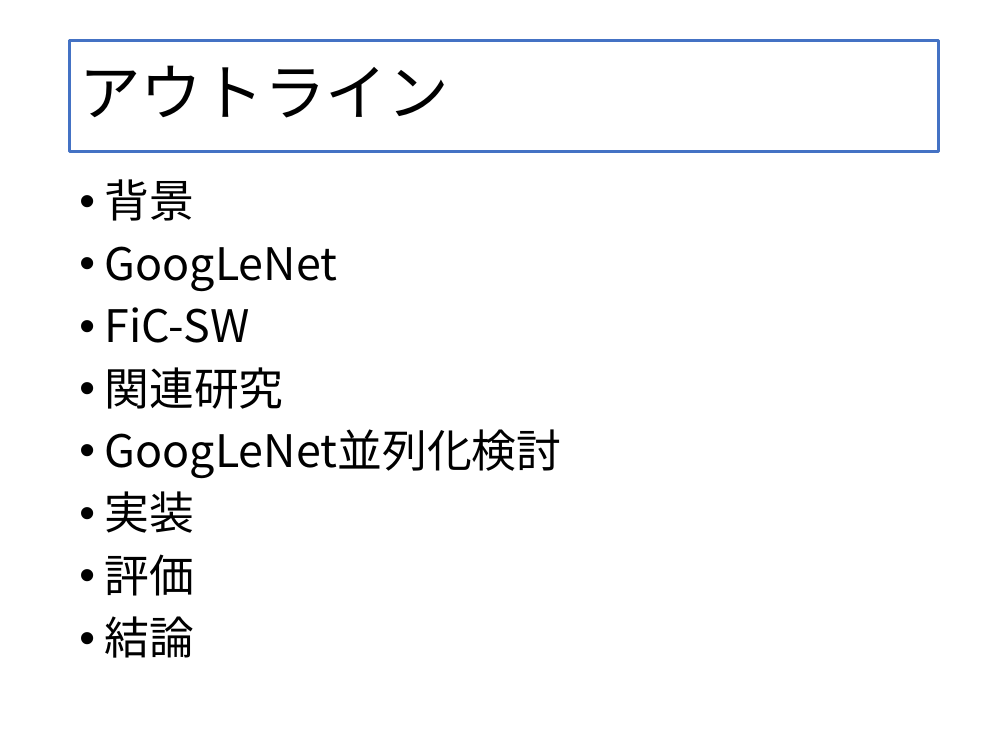
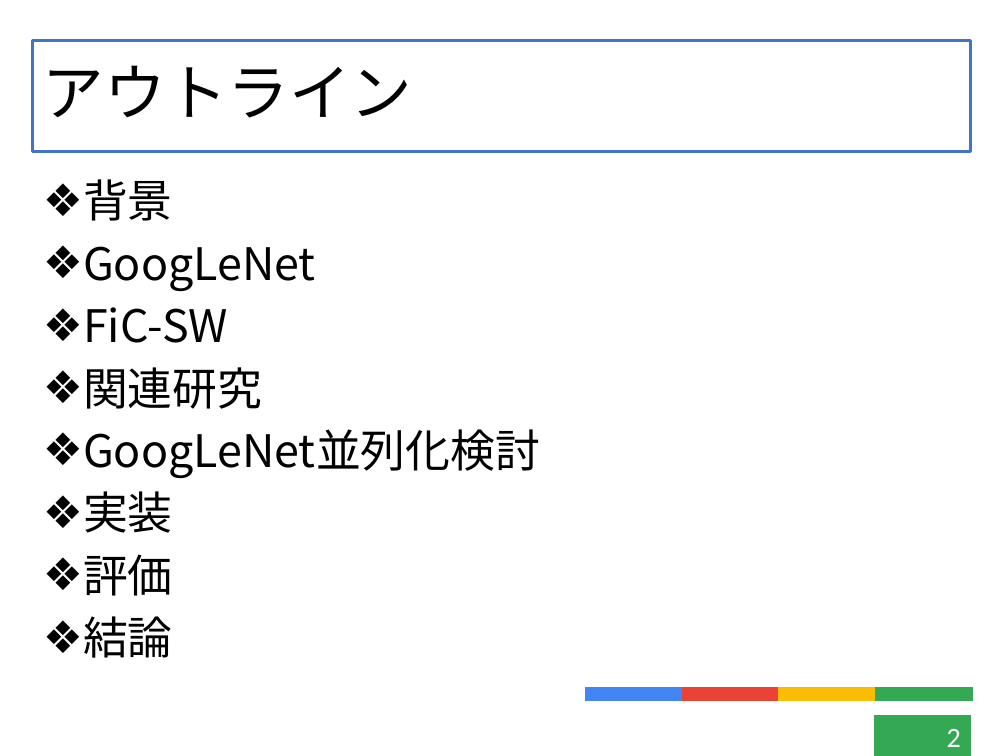
Before and after one commit to kensuke-iizuka/thesis, a slide deck: slide 2 of slide/graduate.pptx. Drawn at 1008x756 pixels with LibreOffice and Linux fonts; fonts in the diff are those of the drawing. Boxes give left, top, right and bottom in pixels: in the first picture for what was removed or moved away, otherwise in the second. Text is boxed around its words. In the diff, an @@ line names an element or a change of style, - is before the commit and + after.

```diff
--- a/slide/graduate.pptx
+++ b/slide/graduate.pptx
@@ title "アウトライン": place and size @@
-title "アウトライン" at bbox=[70, 40, 938, 151]
+title "アウトライン" at bbox=[33, 40, 972, 151]
@@ text "背景": place and size @@
-text "背景" at bbox=[105, 179, 562, 658]
+text "背景" at bbox=[83, 179, 540, 658]
@@ text "背景" at bbox=[83, 179, 540, 658]: bullet • to ❖ @@
@@ group added at bbox=[586, 688, 972, 701]: 4 rectangles @@
@@ page number added at bbox=[874, 716, 971, 756], fill #34A853, outline #34A853 0.75 pt, 20 pt, text #FFFFFF @@
+2
```
Also in this commit, not shown: 20 other slides changed, 2 slides added, 1 slide removed, 17 other files.
